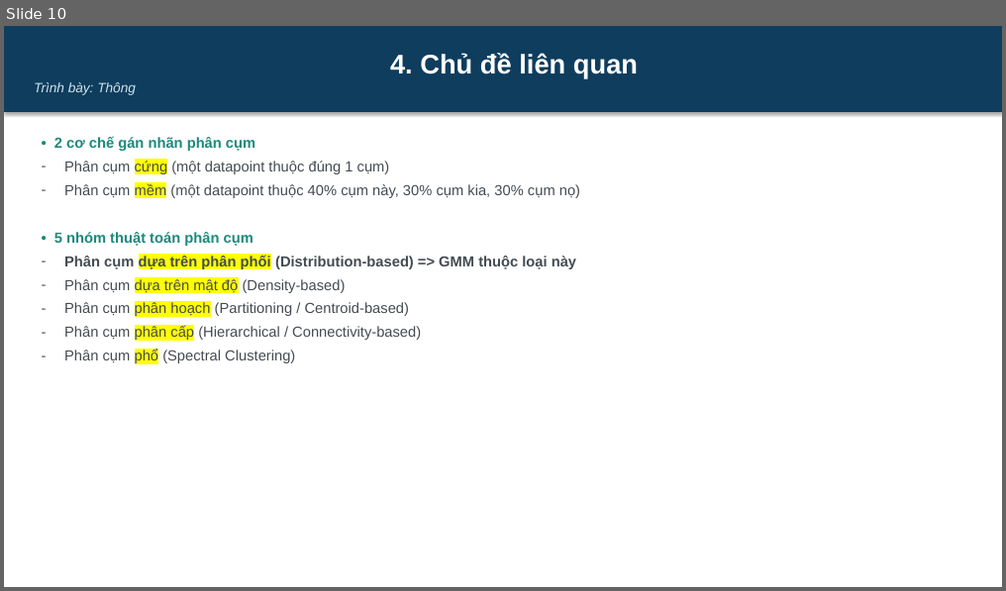
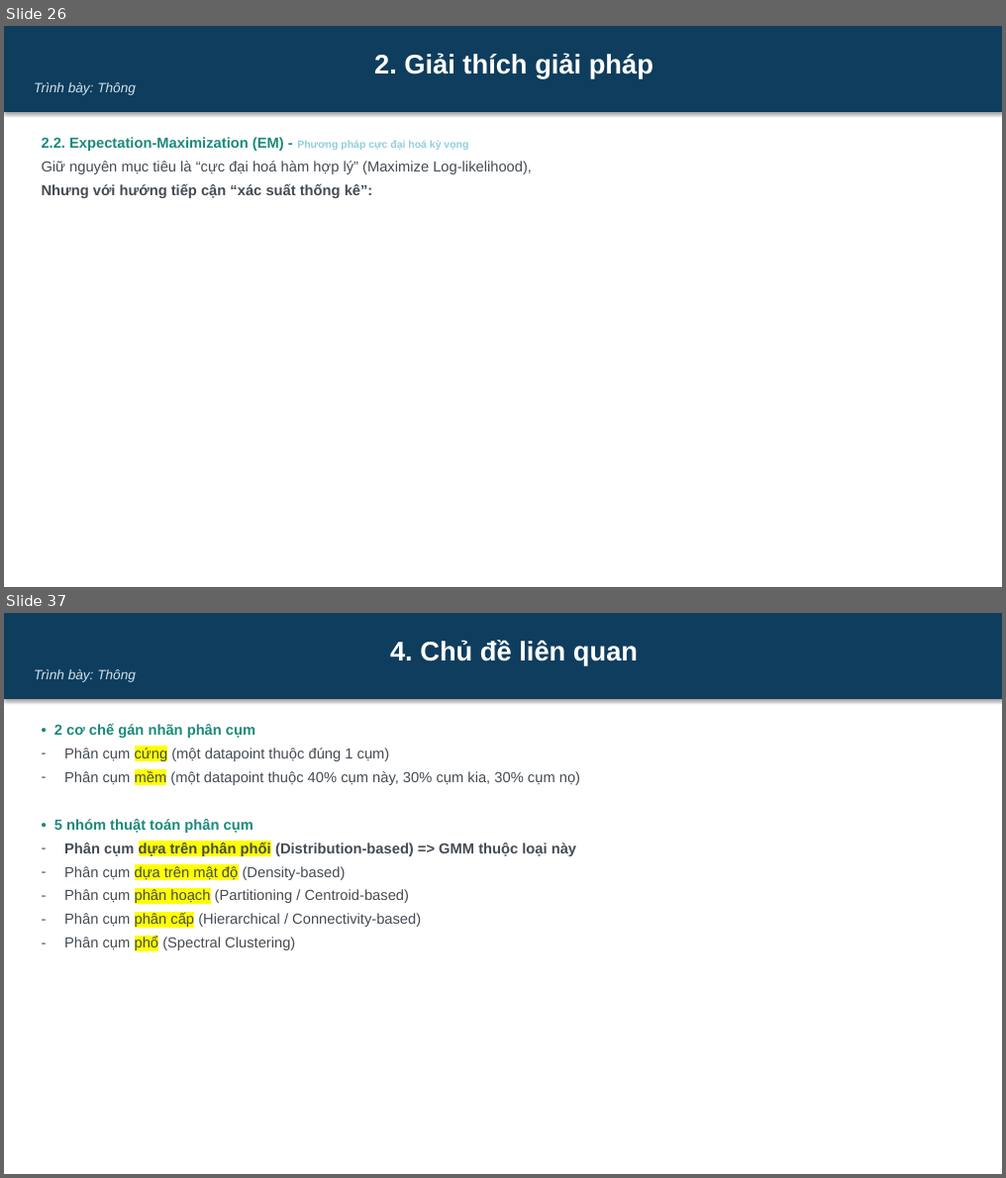
Before and after one commit to dinhdatthong1809/gaussian-mixture-model, a slide deck: Slide.pptx. Shown one above the other, each under a label of ours: slide 10 before the commit, slides 26 and 37 after it; the slides between them are not shown. The pictures are 1006x591 and 1006x1178 pixels, drawn with LibreOffice and Linux fonts; fonts in the diff are those of the drawing. Boxes give left, top, right and bottom in pixels: in the first picture for what was removed or moved away, otherwise in the second. Text is boxed around its words. In the diff, an @@ line names an element or a change of style, - is before the commit and + after.

```diff
--- a/Slide.pptx
+++ b/Slide.pptx
@@ slide 26 added at bbox=[4, 26, 1002, 587], background #FFFFFF @@
@@ rectangle added at bbox=[4, 26, 1002, 112], fill #0F3D5E, 26 pt, text #FFFFFF, bold @@
+2. Giải thích giải pháp
+Trình bày: Thông
@@ text added at bbox=[42, 137, 532, 198], 14 pt, text #444B52, bold @@
+2.2. Expectation-Maximization (EM) - Phương pháp cực đại hoá kỳ vọng
+Giữ nguyên mục tiêu là “cực đại hoá hàm hợp lý” (Maximize Log-likelihood),
+Nhưng với hướng tiếp cận “xác suất thống kê”:
@@ what was slide 10 is now slide 37 @@
```
Also in this commit, not shown: 8 slides changed, 28 other slides added, 4 slides removed.
